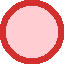
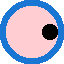
The second 64px x 64px image is a revision of the first. Changes to its layers:
added layer "Forwards" above "Fire" over [42, 24, 58, 40]
hid "Red" over [0, 0, 64, 64]
